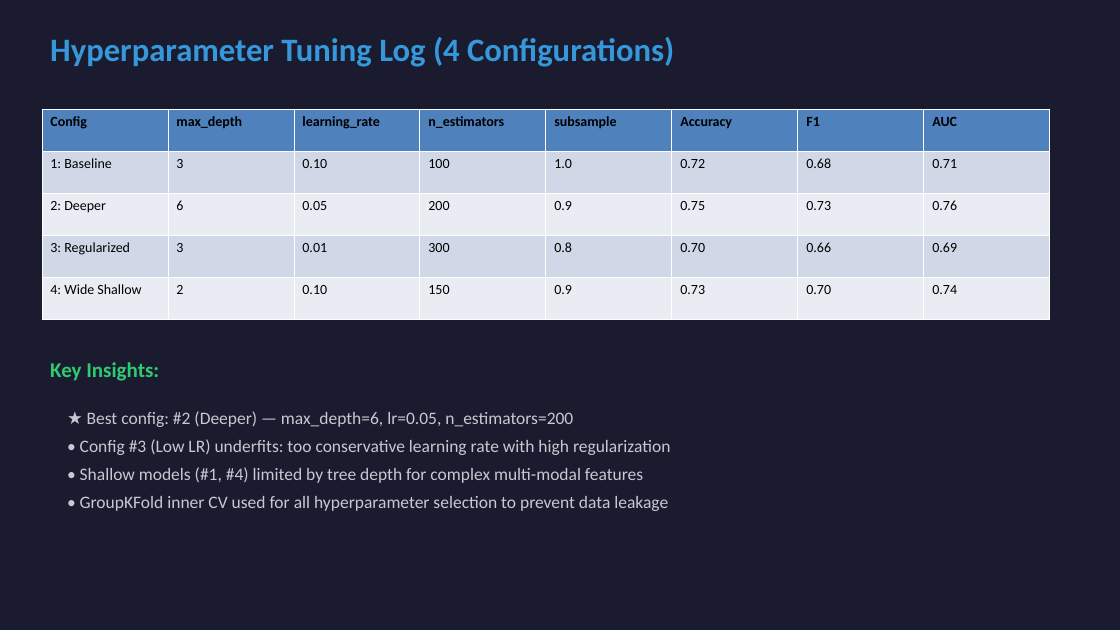
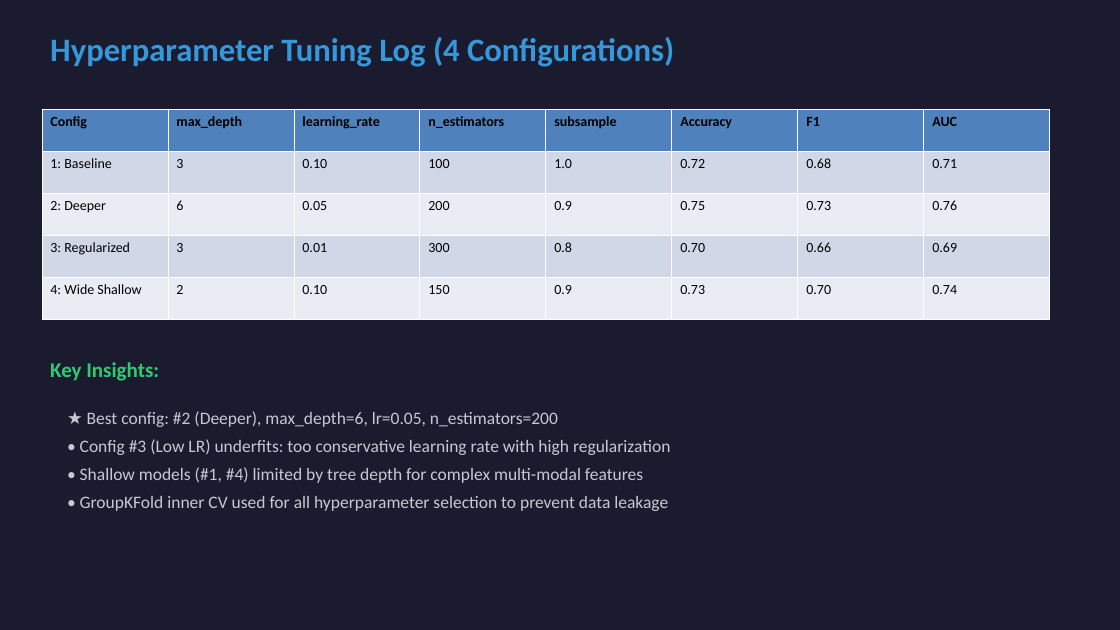
Before and after one commit to Anmol-Josan/Predicting-Chemo-immunotherapy-Response-in-Early-Stage-Hormone-Receptor-Positive-Breast-Cancer, a slide deck: slide 4 of Final/presentation.pptx. Drawn at 1120x630 pixels with LibreOffice and Linux fonts; fonts in the diff are those of the drawing. Boxes give left, top, right and bottom in pixels: in the first picture for what was removed or moved away, otherwise in the second. Text is boxed around its words. In the diff, an @@ line names an element or a change of style, - is before the commit and + after.

```diff
--- a/Final/presentation.pptx
+++ b/Final/presentation.pptx
@@ text at (x1=87, y1=411, x2=558, y2=427): text changed @@
-★ Best config: #2 (Deeper) — max_depth=6, lr=0.05, n_estimators=200
+★ Best config: #2 (Deeper), max_depth=6, lr=0.05, n_estimators=200
```
Also in this commit, not shown: 4 other slides changed, 16 other files.
